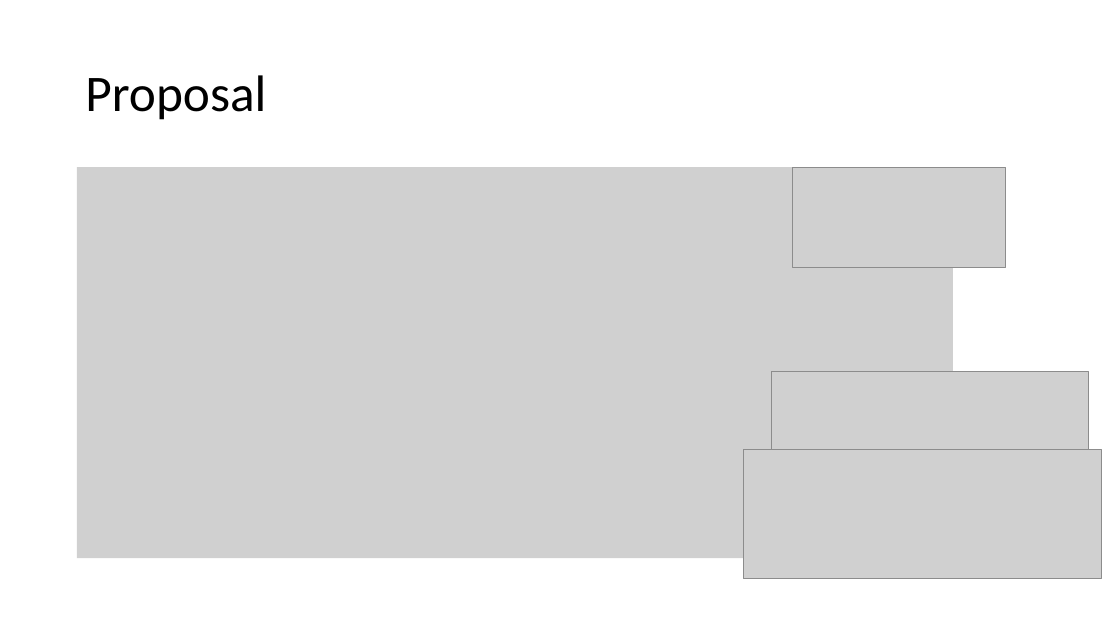
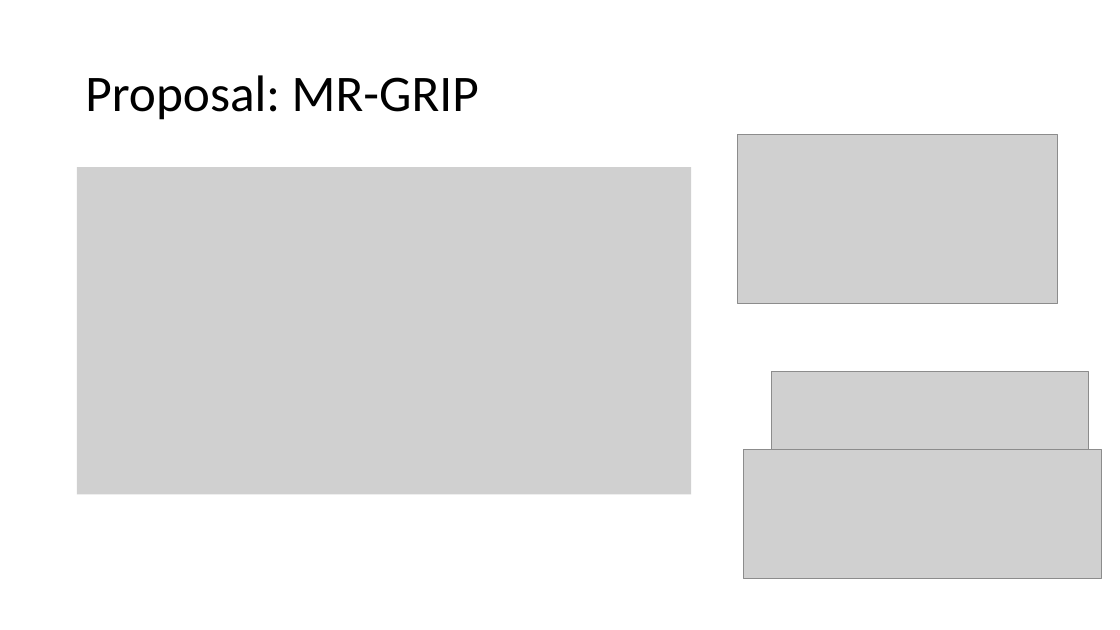
Before and after one commit to DudbridgeLab/mr-grip, a slide deck: slide 13 of GRIP.pptx (slide 9 before the commit). Drawn at 1120x630 pixels with LibreOffice and Linux fonts; fonts in the diff are those of the drawing; grey boxes stand for pictures. Boxes give left, top, right and bottom in pixels: in the first picture for what was removed or moved away, otherwise in the second. Text is boxed around its words. In the diff, an @@ line names an element or a change of style, - is before the commit and + after.

```diff
--- a/GRIP.pptx
+++ b/GRIP.pptx
@@ title at (85,75,479,120): text changed @@
-Proposal
+Proposal: MR-GRIP
@@ picture added at (738,134,1058,303) @@
@@ picture: place and size @@
-picture at (77,167,954,558)
+picture at (77,167,691,495)
@@ picture removed at (793,167,1007,268) @@
```
Also in this commit, not shown: 6 other slides changed, 8 slides added, 5 slides removed, 1 other file.
